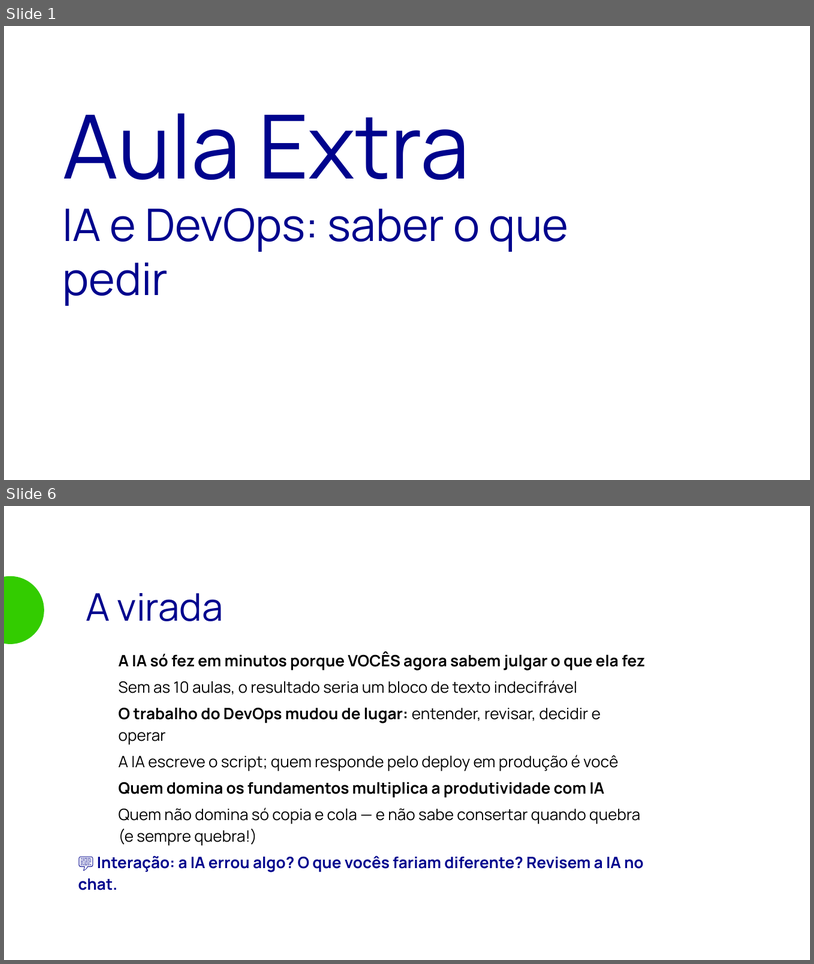
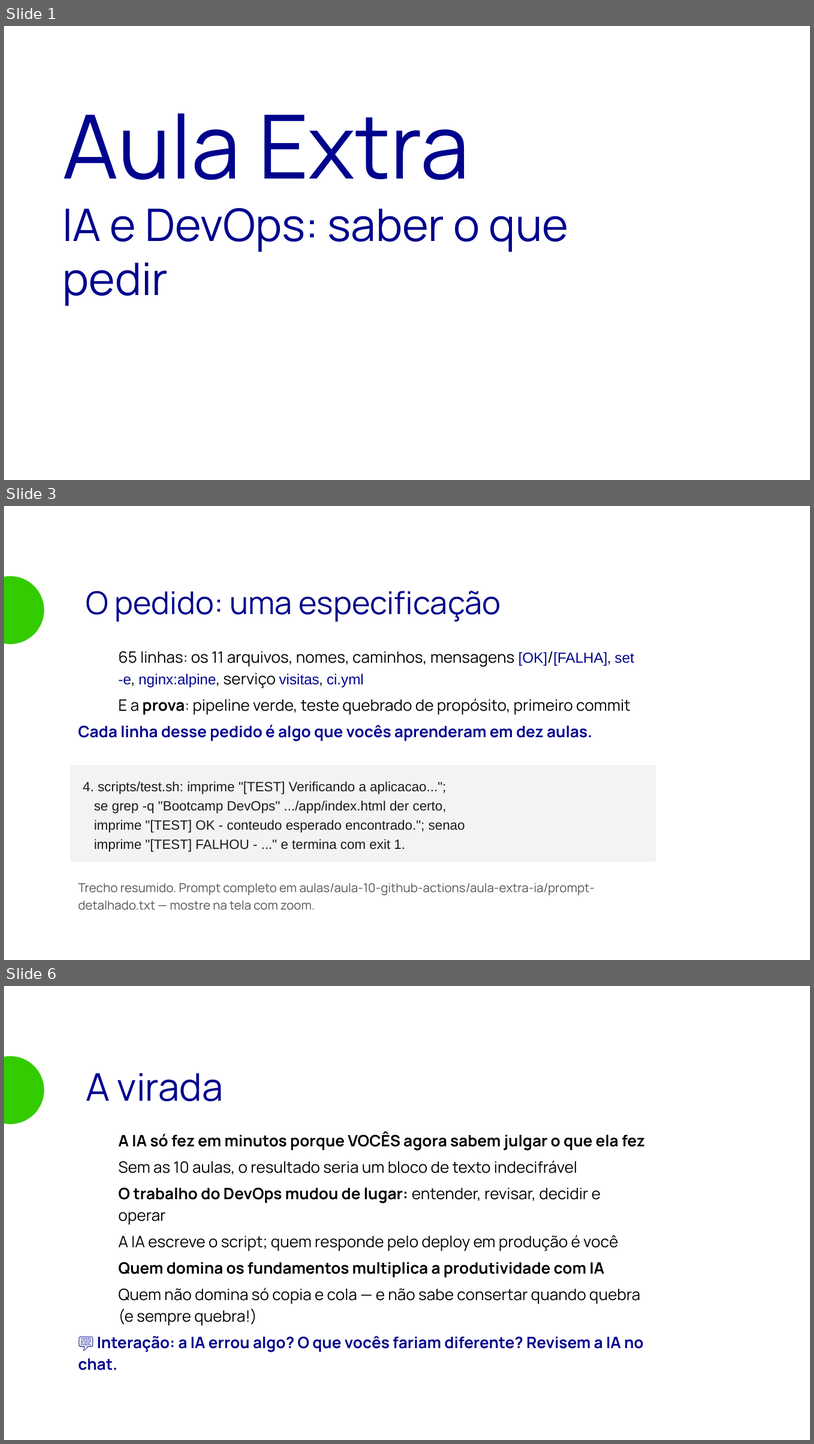
Before and after one commit to viniciusnavarro/bootcamp-devops-2026, a slide deck: aulas/aula-10-github-actions/aula-extra-ia/slides/aula-extra.odp. Shown one above the other, each under a label of ours: slides 1 and 6 before the commit, slides 1, 3 and 6 after it; the slides between them are not shown. The pictures are 814x964 and 814x1444 pixels, drawn with LibreOffice and Linux fonts; fonts in the diff are those of the drawing; background and template pictures are left out. Boxes give left, top, right and bottom in pixels: in the first picture for what was removed or moved away, otherwise in the second. Text is boxed around its words. In the diff, an @@ line names an element or a change of style, - is before the commit and + after.

```diff
--- a/aulas/aula-10-github-actions/aula-extra-ia/slides/aula-extra.odp
+++ b/aulas/aula-10-github-actions/aula-extra-ia/slides/aula-extra.odp
@@ slide 3 added at (4, 506, 810, 960), background picture (left out) @@
@@ ellipse added at (4, 576, 44, 644), fill #33CC00 @@
@@ text added at (86, 591, 501, 622), 28 pt, text #00048D @@
+O pedido: uma especificação
@@ text added at (78, 651, 634, 741), 14 pt, text #000000 @@
+● 65 linhas: os 11 arquivos, nomes, caminhos, mensagens [OK]/[FALHA], set -e, nginx:alpine, serviço visitas, ci.yml
+● E a prova: pipeline verde, teste quebrado de propósito, primeiro commit
+Cada linha desse pedido é algo que vocês aprenderam em dez aulas.
@@ rectangle added at (70, 765, 656, 862), fill #F1F3F4, 12 pt, text #1A1A1A @@
+4. scripts/test.sh: imprime "[TEST] Verificando a aplicacao...";
+se grep -q "Bootcamp DevOps" .../app/index.html der certo,
+imprime "[TEST] OK - conteudo esperado encontrado."; senao
+imprime "[TEST] FALHOU - ..." e termina com exit 1.
@@ text added at (78, 883, 596, 910), 11 pt, text #555555 @@
+Trecho resumido. Prompt completo em aulas/aula-10-github-actions/aula-extra-ia/prompt-detalhado.txt — mostre na tela com zoom.
```
Also in this commit, not shown: 2 slides changed, 1 other slide added, 2 slides removed, 9 other files.
